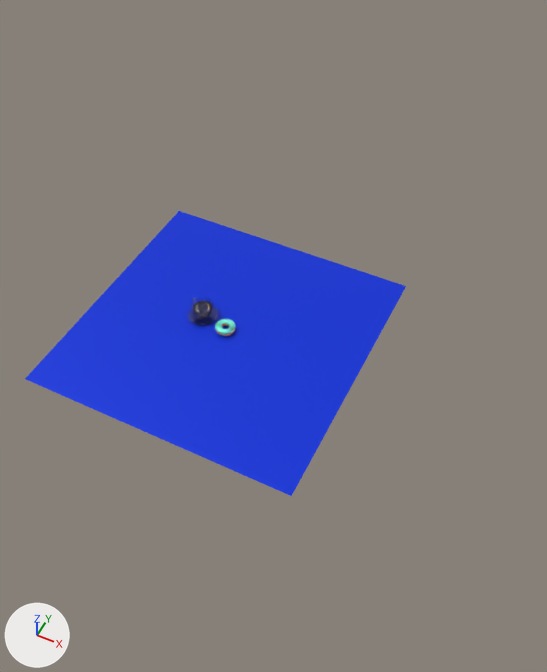
Renders of the Blender file donut project/New_Donut.blend from each side of a commit.
The view is the same before and after, from a 50 mm camera at (1.94, -3.12, 4.02) aimed at (0.42, -0.08, 0.23). Every picture has the same lights, and +X, +Y and +Z are marked at lower left.

In view in the first picture: 'Iceing', 'Plate', 'cup', 'dounut', 'ground', 'liquid'.
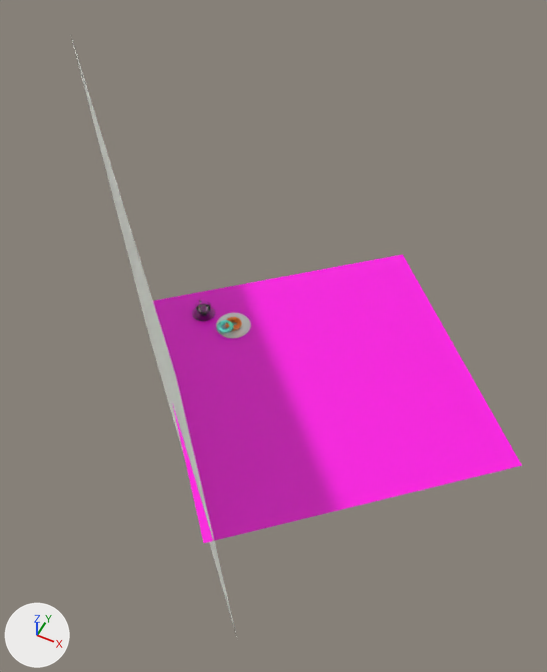
Commit message: end donut

Where the newer file only moved an object's origin or applied its transform, the numbers keep the older frame.

Patch to the scene script:
```diff
--- a/donut project/New_Donut.blend.py
+++ b/donut project/New_Donut.blend.py
@@ mat_material_001 @@
 mat_material_001 = principled_material('Material.001')
-mat_material_001.base_color = (0.0, 0.037, 0.8)  # blue #0036e7
-mat_material_001.metallic = 0.355
+mat_material_001.base_color = (1.0, 0.0, 0.777)  # pink #ff00e4
 mat_material_001.roughness = 0.373
@@ mat_material_005 @@
+mat_material_005 = bpy.data.materials.new('Material.005')
+# nodes: BsdfPrincipled, OutputMaterial
+# colours: white #fdfff6
@@ me_torus_003 @@
 me_torus_003.from_pydata(...)  # 878 vertices, 878 faces; spans x -0.08..0.071, y -0.075..0.074, z -0.005..0.033
 # used by ob_iceing; parent = ob_dounut; location = (0.0, 0.0, 0.0235)
+# me_torus_003 part 1: the whole mesh is turned 178.9 degrees about the z axis through its middle and scaled by 0.838, then moved by (0.038, 0.059, -0.005)
 me_torus_003.materials.append(mat_material_002)
@@ me_cylinder @@
 # used by ob_cup; location = (-0.223, 0.0547, 0.0491); rotation_euler = (0.0, 0.0, 2.75), in degrees (0, 0, 158); scale = (0.77, 0.77, 1.01)
-me_cylinder.from_pydata(...)  # 760 vertices, 732 faces; spans x -0.109..0.149, y -0.1..0.099, z -0.046..0.065
+me_cylinder.from_pydata(...)  # 792 vertices, 764 faces; spans x -0.066..0.076, y -0.055..0.055, z -0.041..0.039
+# me_cylinder part 2: 760 vertices removed from x -0.109..0.149, y -0.1..0.099, z -0.046..0.065; 792 vertices added at x -0.066..0.076, y -0.055..0.055, z -0.041..0.039
 me_cylinder.materials.append(mat_glass)
+me_cylinder.materials.append(mat_condensation)  # white #f8fff7
@@ me_circle @@
 me_circle.from_pydata(...)  # 208 vertices, 193 faces; spans x -0.23..0.23, y -0.23..0.23, z -0.035..0.002
 # used by ob_plate; location = (-0.217, 0.052, 0.02); rotation_euler = (0.0, 0.0, 2.75), in degrees (0, 0, 158); scale = (0.504, 0.504, 0.504)
+# me_circle part 3: the whole mesh is scaled about its middle by 0.36, then moved by (0.0, 0.0, 0.017)
 me_circle.materials.append(mat_glass)
@@ me_cylinder_002 @@
 me_cylinder_002.from_pydata(...)  # 448 vertices, 418 faces; spans x -0.1..0.081, y -0.091..0.091, z -0.042..0.03
 # used by ob_liquid; location = (-0.223, 0.055, 0.049); rotation_euler = (0.0, 0.0, 2.75), in degrees (0, 0, 158); scale = (0.784, 0.784, 1.03)
+# me_cylinder_002 part 4: the whole mesh is turned -18.1 degrees about the z axis through its middle and scaled by 0.714, then moved by (0.01, -0.014, -0.009)
 me_cylinder_002.materials.append(mat_glass)
@@ me_plane_001 @@
+me_plane_001.from_pydata([(-1.0, -1.0, 0.0), (1.0, -1.0, 0.0), (-1.0, 1.0, 0.0), (1.0, 1.0, 0.0)], [], [(0, 1, 3, 2)])
+me_plane_001.materials.append(mat_material_005)
@@ ob_dounut @@
 ob_dounut = bpy.data.objects.new('dounut', me_torus_002)
-ob_dounut.location = (0.0, 0.0, 0.023)
+ob_dounut.location = (0.03, 0.059, 0.025)
+ob_dounut.rotation_euler = (0.0, 0.0, 3.122)  # degrees (0, 0, 179)
@@ ob_ground @@
 ob_ground = bpy.data.objects.new('ground', me_plane)
-ob_ground.location = (0.0, 0.0, 0.0)
+ob_ground.location = (0.768, -0.087, 0.0)
+ob_ground.rotation_euler = (0.0, 0.0, 2.296)  # degrees (0, 0, 132)
@@ ob_cup @@
 ob_cup = bpy.data.objects.new('cup', me_cylinder)
-ob_cup.location = (-0.223, 0.0547, 0.0491)
-ob_cup.rotation_euler = (0.0, 0.0, 2.75)  # degrees (0, 0, 158)
-ob_cup.scale = (0.77, 0.77, 1.01)
+ob_cup.parent = ob_plate
+ob_cup.matrix_parent_inverse = Matrix(((-0.76, 0.65, 0.0, -0.21), (-0.65, -0.76, 0.0, -0.0938), (0.0, 0.0, 1.0, -0.00795), (0.0, 0.0, 0.0, 1.0)))
+ob_cup.location = (-0.228, 0.0718, 0.0426)
+ob_cup.rotation_euler = (0.0, 0.0, 2.434)  # degrees (0, 0, 139)
 _m = ob_cup.modifiers.new('Subdivision', 'SUBSURF')
@@ ob_plate @@
 ob_plate = bpy.data.objects.new('Plate', me_circle)
-ob_plate.location = (-0.217, 0.052, 0.02)
-ob_plate.rotation_euler = (0.0, 0.0, 2.75)  # degrees (0, 0, 158)
-ob_plate.scale = (0.504, 0.504, 0.504)
+ob_plate.location = (-0.22, 0.065, 0.011)
+ob_plate.rotation_euler = (0.0, 0.0, 2.434)  # degrees (0, 0, 139)
 _m = ob_plate.modifiers.new('Solidify', 'SOLIDIFY')
@@ ob_wall @@
+ob_wall = bpy.data.objects.new('wall', me_plane_001)
+ob_wall.location = (-0.252, -0.483, 0.184)
+ob_wall.rotation_euler = (1.522, 0.000637, 2.35)  # degrees (87, 0, 135)
+ob_wall.scale = (1.5, 1.5, 1.5)
@@ ob_circle @@
+ob_circle = bpy.data.objects.new('Circle', me_circle_001)  # 160 vertices, 129 faces; spans x -0.126..0.126, y -0.126..0.126, z 0.0..0.008; in mat_plate (white #e7e7e7); modifiers SOLIDIFY, SUBSURF
+ob_circle.location = (0.031, 0.056, 0.005)
```

Changed parts and their boxes (x1, y1, x2, y2) in the pictures (547 x 672 px):
'ground', recoloured, surface changed, moved, turned (blue to pink): before (25, 211, 406, 496); after (153, 254, 522, 543)
'wall', added: after (71, 37, 237, 637)
'Circle', added: after (216, 313, 251, 338)
'Plate', moved, turned, rescaled: before (187, 305, 219, 325); after (192, 307, 215, 321)
'cup', reshaped, moved, turned, rescaled: before (192, 297, 213, 318); after (196, 300, 211, 316)
'Iceing', mesh turned, reshaped: before (215, 319, 236, 336); after (217, 320, 234, 334)
'liquid', mesh turned: before (193, 301, 212, 312); after (196, 304, 210, 312)
'dounut', moved, turned: before (217, 324, 235, 336); after (225, 317, 242, 331)
